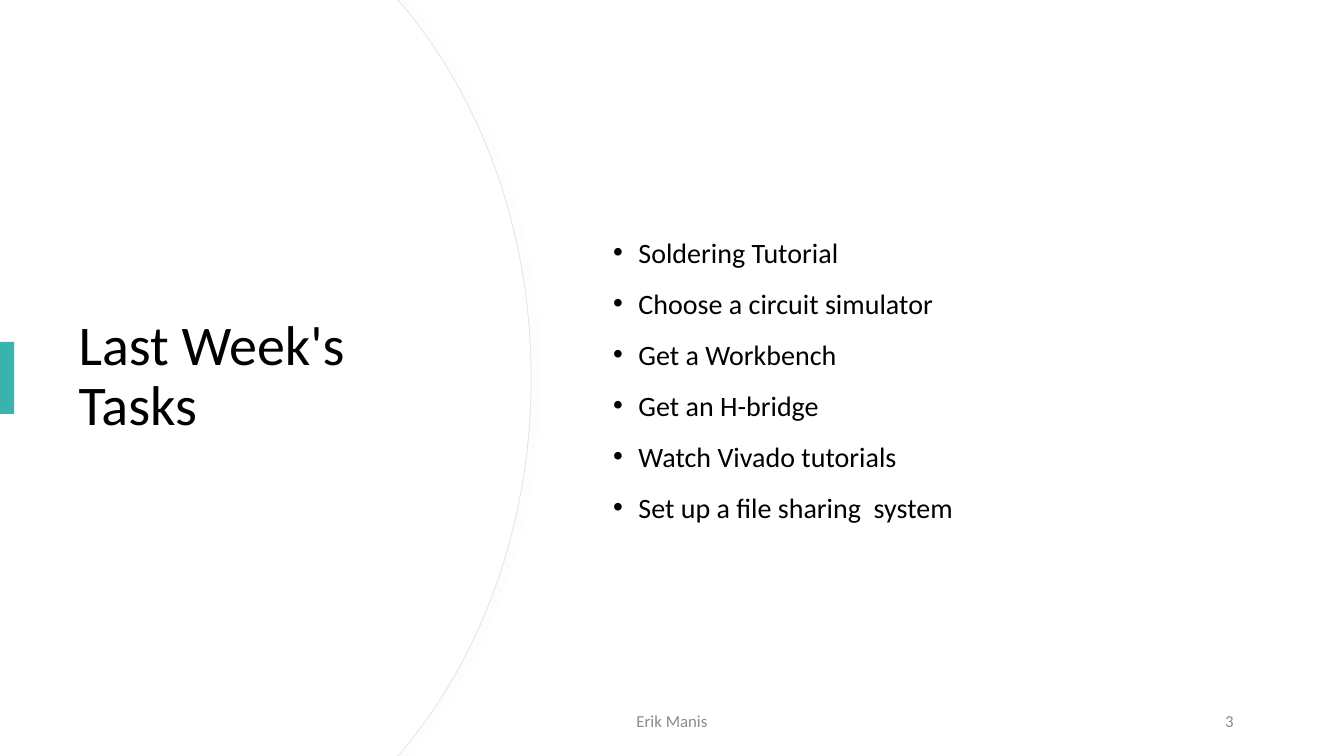
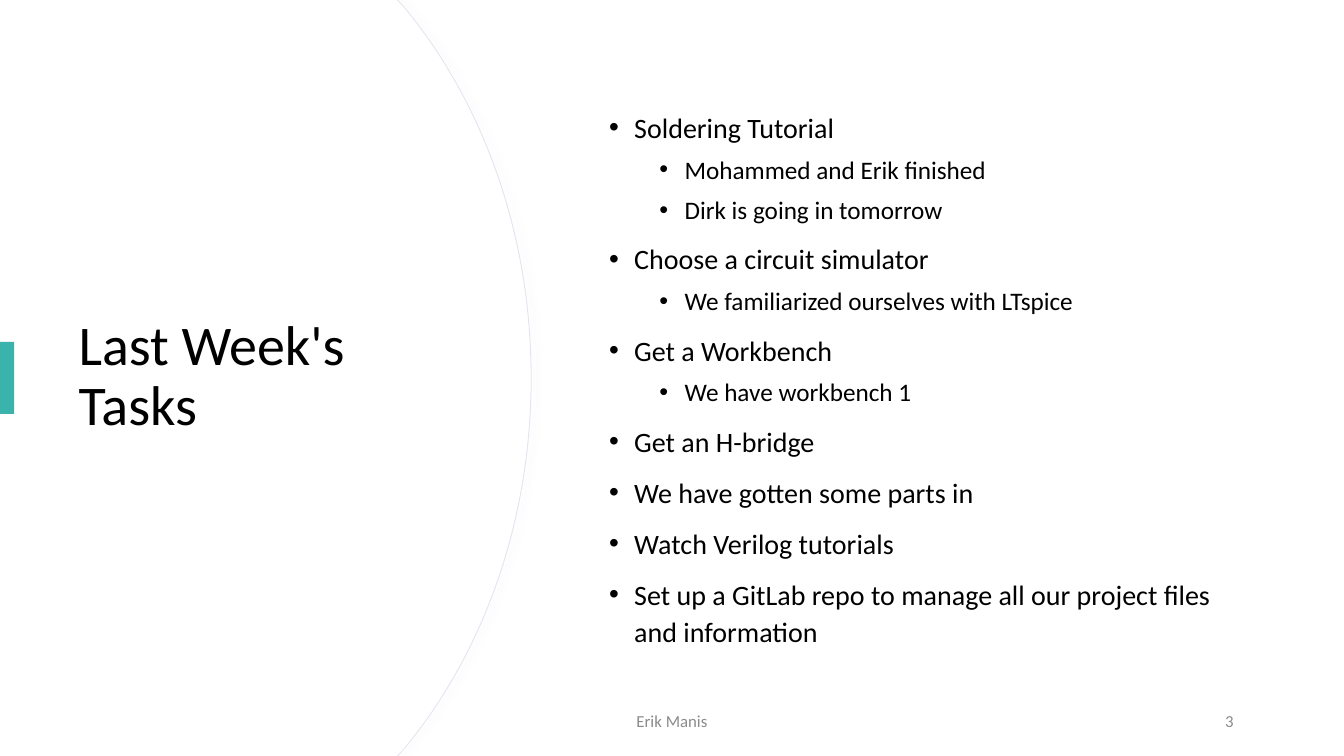
Before and after one commit to dirkt68/pl1-robotics, a slide deck: slide 3 of Presentations/Presentation Jan 26.pptx. Drawn at 1344x756 pixels with LibreOffice and Linux fonts; fonts in the diff are those of the drawing. Boxes give left, top, right and bottom in pixels: in the first picture for what was removed or moved away, otherwise in the second. Text is boxed around its words. In the diff, an @@ line names an element or a change of style, - is before the commit and + after.

Commit message:
Updated the presentation for 1/29

```diff
--- a/Presentations/Presentation Jan 26.pptx
+++ b/Presentations/Presentation Jan 26.pptx
@@ text "Soldering Tutorial": place and size @@
-text "Soldering Tutorial" at [638,243,953,523]
+text "Soldering Tutorial" at [634,118,1210,643]
@@ text at [685,161,986,224]: paragraphs added @@
+  • Mohammed and Erik finished
+  • Dirk is going in tomorrow
@@ text at [685,292,1073,314]: paragraph added @@
+  • We familiarized ourselves with LTspice
@@ text at [685,383,911,401]: paragraph added @@
+  • We have workbench 1
@@ text at [634,483,1210,643]: text changed @@
-• Watch Vivado tutorials
-• Set up a file sharing system
+• We have gotten some parts in
+• Watch Verilog tutorials
+• Set up a GitLab repo to manage all our project files and information
```
Also in this commit, not shown: 5 other slides changed, 8 slides added, 5 slides removed.
